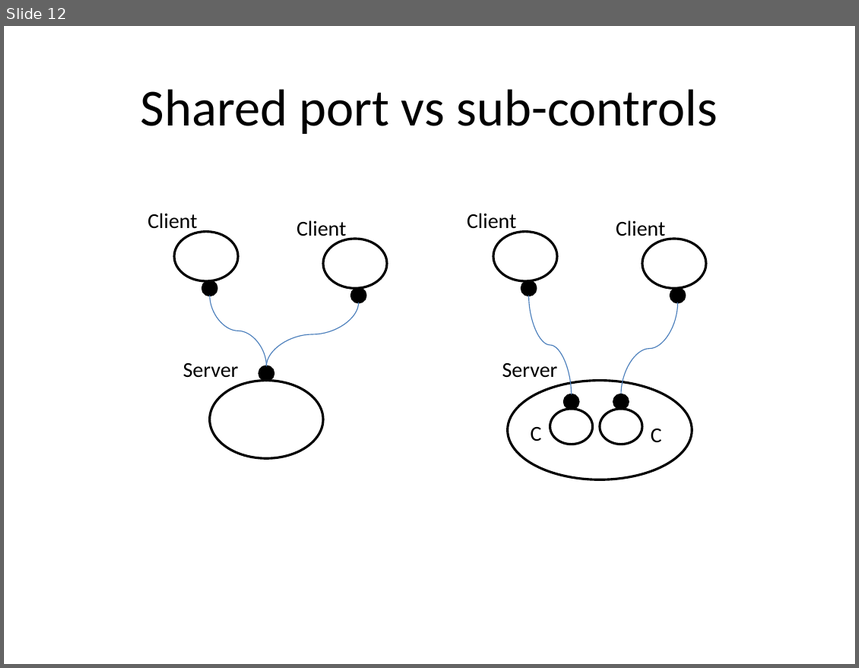
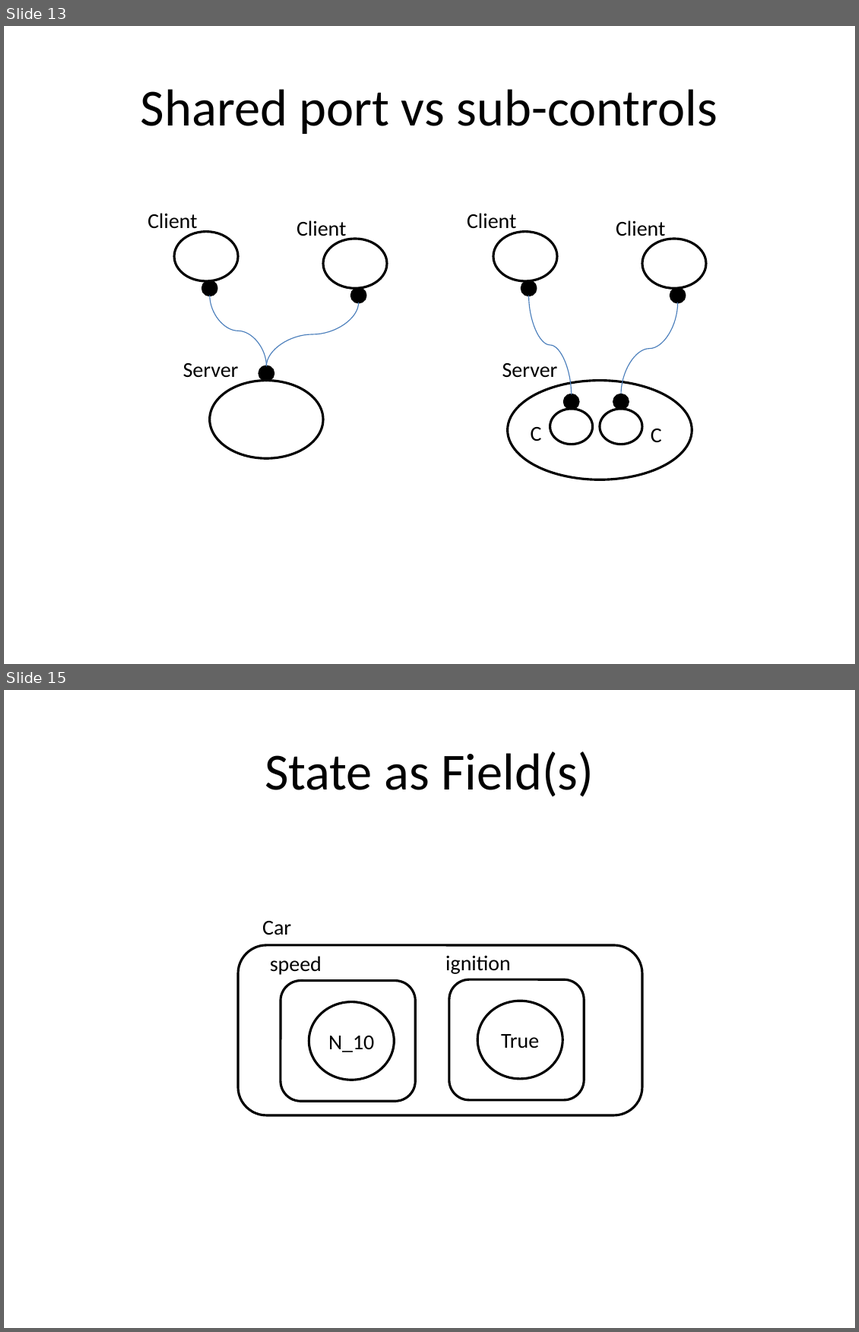
Before and after one commit to cgreenhalgh/bigraphspace, a slide deck: bigraphspace/docs/images/Cookbook_diagrams.pptx. Shown one above the other, each under a label of ours: slide 12 before the commit, slides 13 and 15 after it; the slides between them are not shown. The pictures are 859x668 and 859x1332 pixels, drawn with LibreOffice and Linux fonts; fonts in the diff are those of the drawing. Boxes give left, top, right and bottom in pixels: in the first picture for what was removed or moved away, otherwise in the second. Text is boxed around its words. In the diff, an @@ line names an element or a change of style, - is before the commit and + after.

Commit message:
added sections on state and topology to cookbook

```diff
--- a/bigraphspace/docs/images/Cookbook_diagrams.pptx
+++ b/bigraphspace/docs/images/Cookbook_diagrams.pptx
@@ slide 15 added at (x1=4, y1=690, x2=855, y2=1328), background #FFFFFF @@
@@ title added at (x1=265, y1=752, x2=594, y2=797), 44 pt, text #000000 @@
+State as Field(s)
@@ text added at (x1=262, y1=921, x2=291, y2=935), 18 pt, text #000000 @@
+Car
@@ rounded rectangle added at (x1=238, y1=945, x2=642, y2=1116), fill #FFFFFF, outline #000000 2 pt @@
@@ text added at (x1=270, y1=956, x2=322, y2=975), 18 pt, text #000000 @@
+speed
@@ text added at (x1=446, y1=955, x2=511, y2=974), 18 pt, text #000000 @@
+ignition
@@ rounded rectangle added at (x1=281, y1=981, x2=415, y2=1102), fill #FFFFFF, outline #000000 2 pt @@
@@ rounded rectangle added at (x1=449, y1=980, x2=584, y2=1100), fill #FFFFFF, outline #000000 2 pt @@
@@ ellipse added at (x1=309, y1=1002, x2=394, y2=1081), fill #FFFFFF, outline #000000 2 pt, 18 pt, text #000000 @@
+N_10
@@ ellipse added at (x1=477, y1=1001, x2=563, y2=1079), fill #FFFFFF, outline #000000 2 pt, 18 pt, text #000000 @@
+True
@@ what was slide 12 is now slide 13 @@
```
Also in this commit, not shown: 1 slide changed, 5 other slides added, 9 other files.
